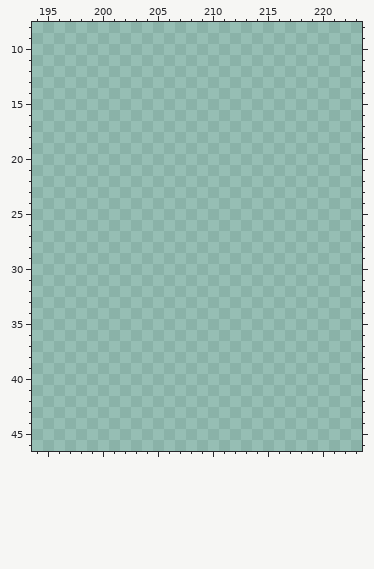
Pixel-art file -- asesprite-sources/ingame_ui.aseprite. The picture above is the old version.
800x600 pixels, 1 frame. Colours within 5 levels of each other are drawn and written as one. Shown: x 194..223, y 8..46. The commit also changed other parts of the picture, which this record leaves out.
The result:
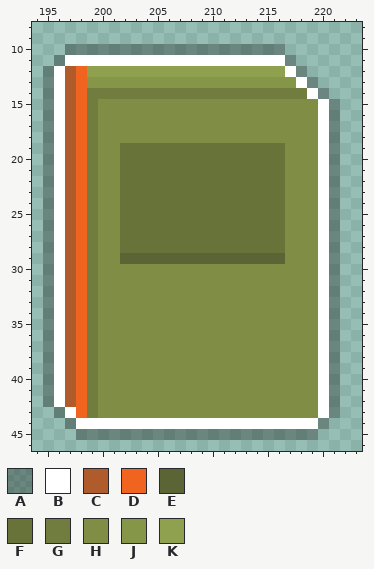
Palette (. is transparent): A #0000004b  B #ffffff  C #b05b2c  D #f1641f  E #5a6434  F #677339  G #707d3f  H #7f8e44  J #869649  K #8fa04e
Edits made:
Changed rows in their new state; - is an unchanged pixel.
Layer "Layer 1":
first column x 195:
10 --AAAAAAAAAAAAAAAAAAAA-----
11 -ABBBBBBBBBBBBBBBBBBBBA----
12 ABCDKKKKKKKKKKKKKKKKKKBA---
13 ABCDJJJJJJJJJJJJJJJJJJJBA--
14 ABCDGGGGGGGGGGGGGGGGGGGGBA-
15 ABCDGHHHHHHHHHHHHHHHHHHHHBA
16 ABCDGHHHHHHHHHHHHHHHHHHHHBA
17 ABCDGHHHHHHHHHHHHHHHHHHHHBA
18 ABCDGHHHHHHHHHHHHHHHHHHHHBA
19 ABCDGHHFFFFFFFFFFFFFFFHHHBA
20 ABCDGHHFFFFFFFFFFFFFFFHHHBA
21 ABCDGHHFFFFFFFFFFFFFFFHHHBA
22 ABCDGHHFFFFFFFFFFFFFFFHHHBA
23 ABCDGHHFFFFFFFFFFFFFFFHHHBA
24 ABCDGHHFFFFFFFFFFFFFFFHHHBA
25 ABCDGHHFFFFFFFFFFFFFFFHHHBA
26 ABCDGHHFFFFFFFFFFFFFFFHHHBA
27 ABCDGHHFFFFFFFFFFFFFFFHHHBA
28 ABCDGHHFFFFFFFFFFFFFFFHHHBA
29 ABCDGHHEEEEEEEEEEEEEEEHHHBA
30 ABCDGHHHHHHHHHHHHHHHHHHHHBA
31 ABCDGHHHHHHHHHHHHHHHHHHHHBA
32 ABCDGHHHHHHHHHHHHHHHHHHHHBA
33 ABCDGHHHHHHHHHHHHHHHHHHHHBA
34 ABCDGHHHHHHHHHHHHHHHHHHHHBA
35 ABCDGHHHHHHHHHHHHHHHHHHHHBA
36 ABCDGHHHHHHHHHHHHHHHHHHHHBA
37 ABCDGHHHHHHHHHHHHHHHHHHHHBA
38 ABCDGHHHHHHHHHHHHHHHHHHHHBA
39 ABCDGHHHHHHHHHHHHHHHHHHHHBA
40 ABCDGHHHHHHHHHHHHHHHHHHHHBA
41 ABCDGHHHHHHHHHHHHHHHHHHHHBA
42 ABCDGHHHHHHHHHHHHHHHHHHHHBA
43 -ABDGHHHHHHHHHHHHHHHHHHHHBA
44 --ABBBBBBBBBBBBBBBBBBBBBBA-
45 ---AAAAAAAAAAAAAAAAAAAAAA--
